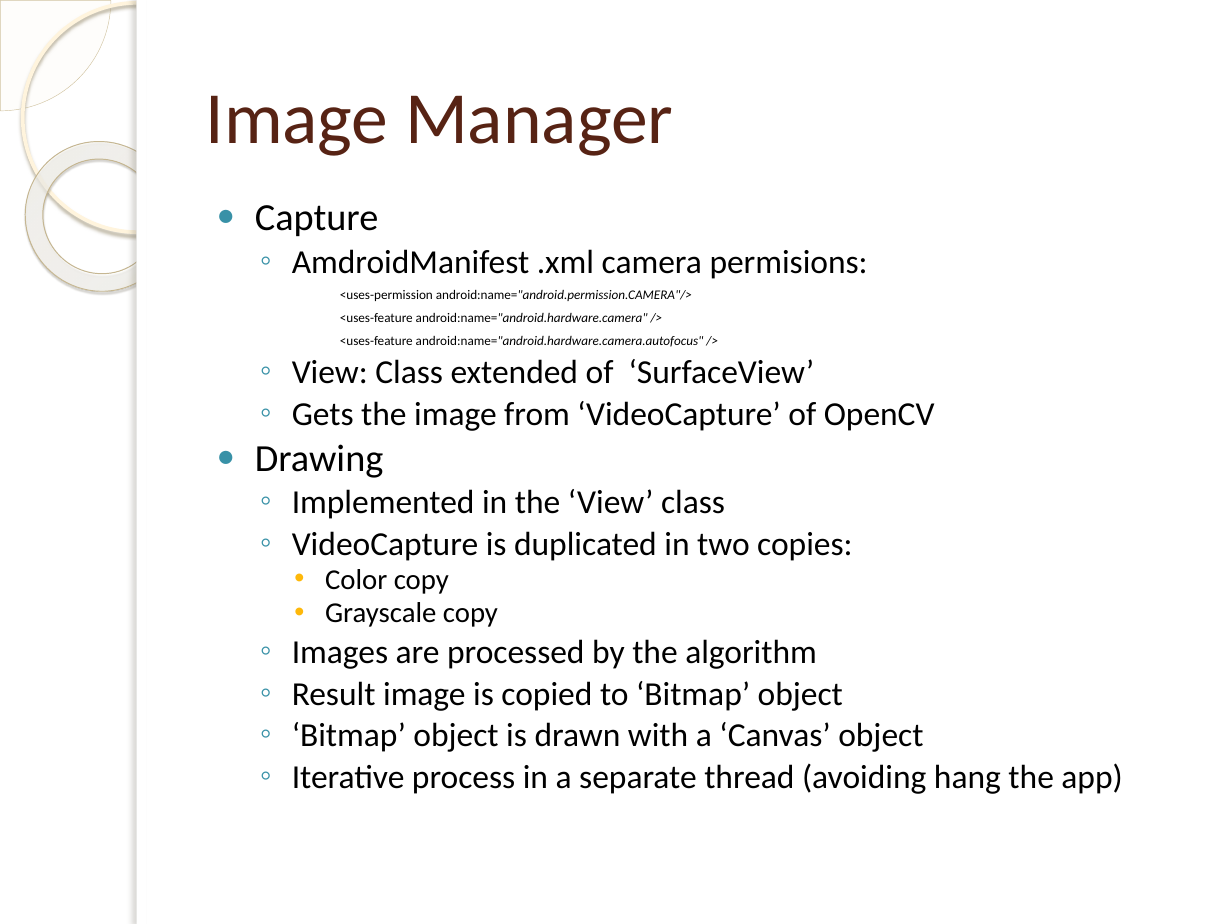
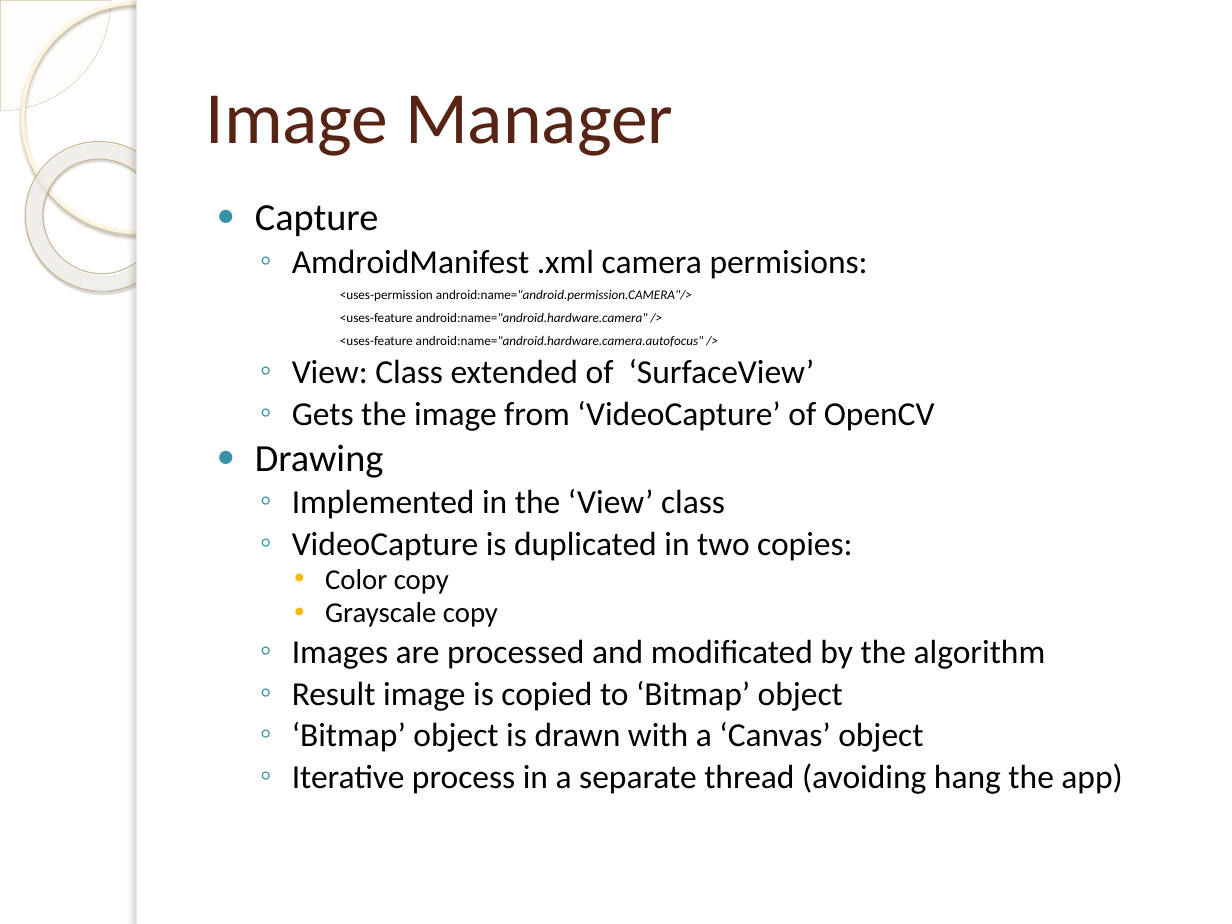
Before and after one commit to OrionGG/ivandroid, a slide deck: slide 8 of Presentacion/doc/AnalisisGarciaGallardoOrion.pptx. Drawn at 1232x924 pixels with LibreOffice and Linux fonts; fonts in the diff are those of the drawing; background and template pictures are left out. Boxes give left, top, right and bottom in pixels: in the first picture for what was removed or moved away, otherwise in the second. Text is boxed around its words. In the diff, an @@ line names an element or a change of style, - is before the commit and + after.

Commit message:
doc update

```diff
--- a/Presentacion/doc/AnalisisGarciaGallardoOrion.pptx
+++ b/Presentacion/doc/AnalisisGarciaGallardoOrion.pptx
@@ text at (292,639,1046,669): text changed @@
-  ◦ Images are processed by the algorithm
+  ◦ Images are processed and modificated by the algorithm
```
Also in this commit, not shown: 1 other slide changed, 1 slide added.
